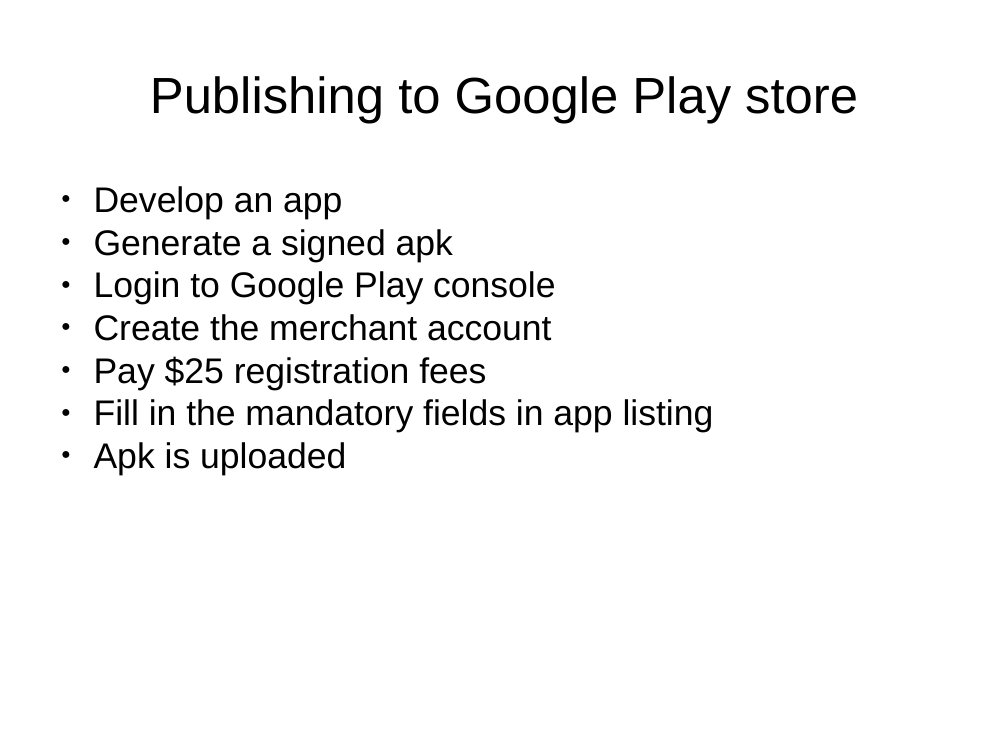
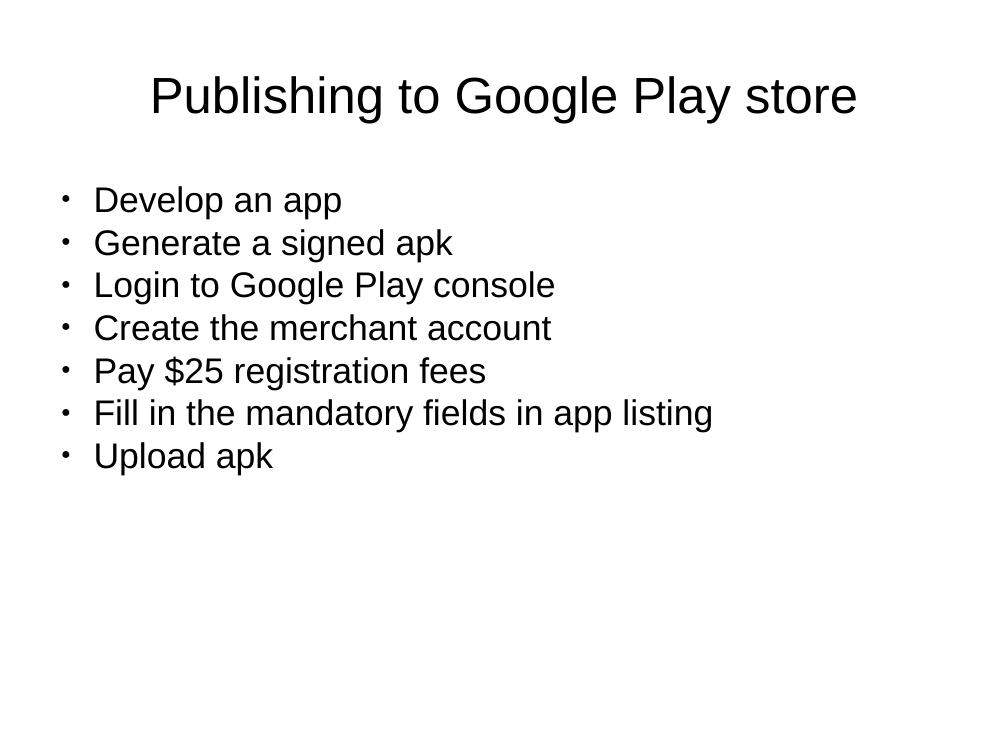
Before and after one commit to shwetaHerlekar/QuoteOfTheDay, a slide deck: slide 7 of documentation/Demo_Quote_of_the_day.pptx. Drawn at 1008x756 pixels with LibreOffice and Linux fonts; fonts in the diff are those of the drawing. Boxes give left, top, right and bottom in pixels: in the first picture for what was removed or moved away, otherwise in the second. Text is boxed around its words. In the diff, an @@ line names an element or a change of style, - is before the commit and + after.

```diff
--- a/documentation/Demo_Quote_of_the_day.pptx
+++ b/documentation/Demo_Quote_of_the_day.pptx
@@ text at (94,442,273,475): text changed @@
-● Apk is uploaded
+● Upload apk
```
Also in this commit, not shown: 1 other slide changed, 2 slides added, 2 slides removed.
